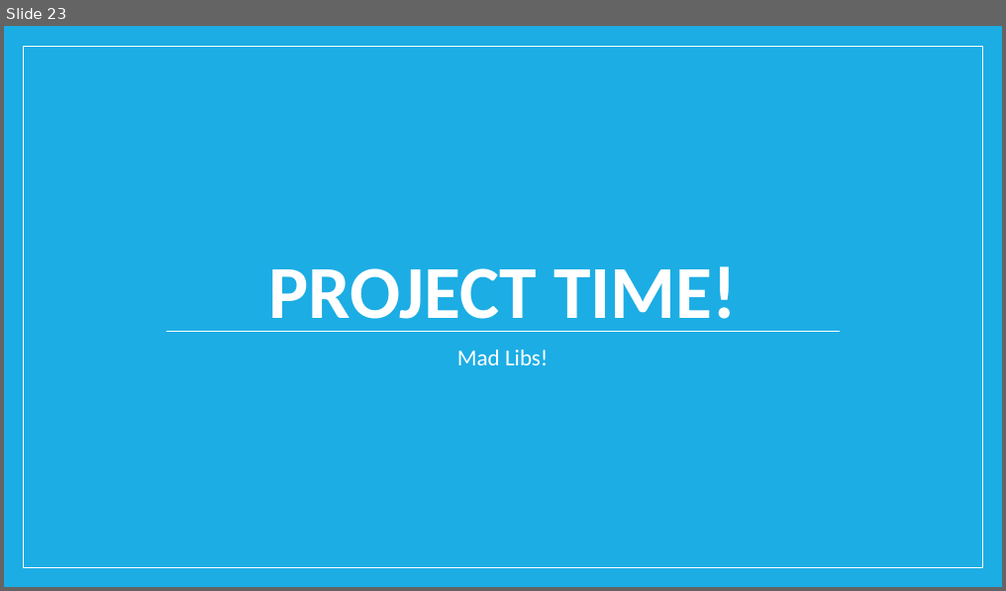
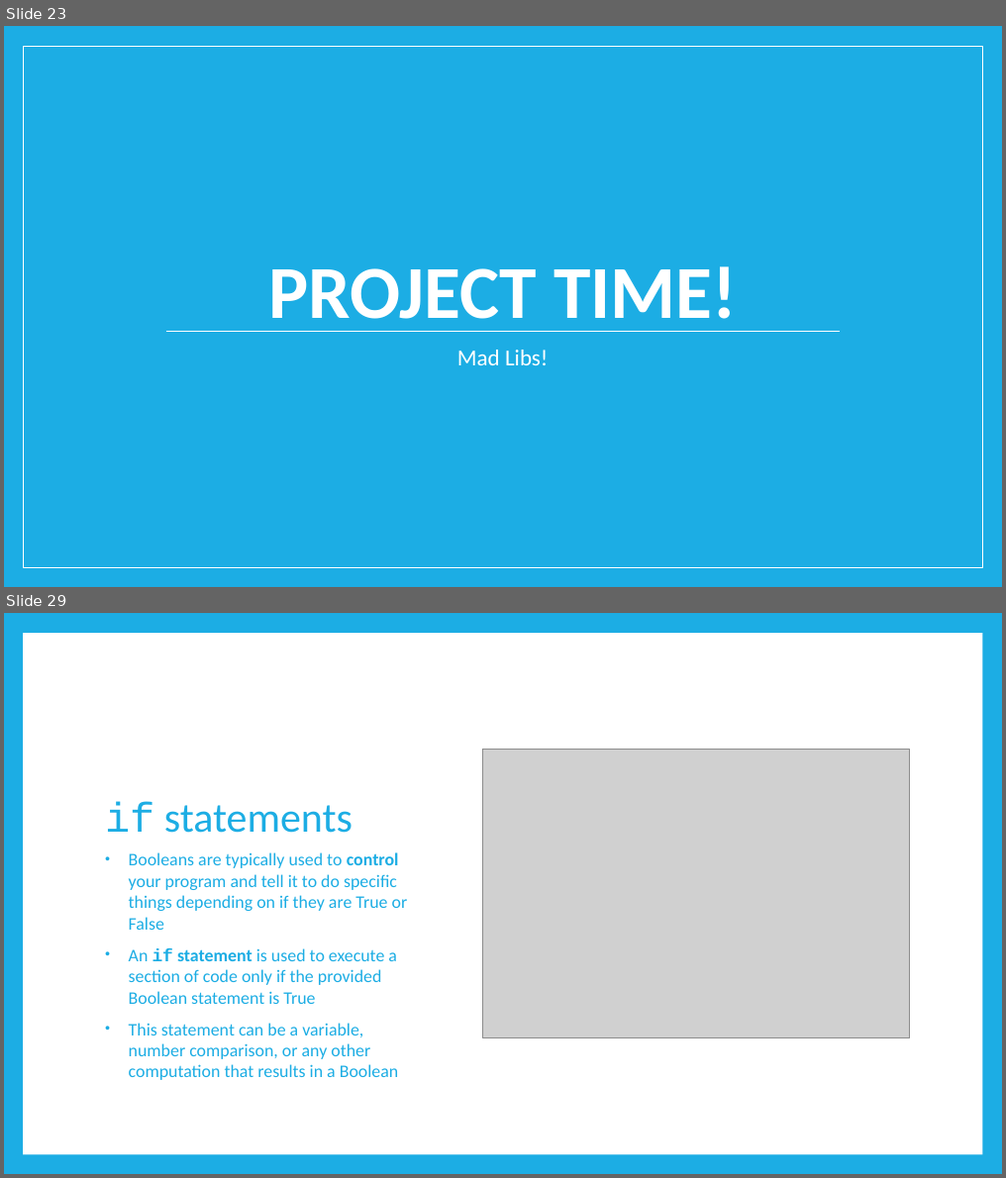
Before and after one commit to TristinSchlauch11/code-ninjas-python, a slide deck: Intro to Python.pptx. Shown one above the other, each under a label of ours: slide 23 before the commit, slides 23 and 29 after it; the slides between them are not shown. The pictures are 1006x591 and 1006x1178 pixels, drawn with LibreOffice and Linux fonts; fonts in the diff are those of the drawing; grey boxes stand for pictures. Boxes give left, top, right and bottom in pixels: in the first picture for what was removed or moved away, otherwise in the second. Text is boxed around its words. In the diff, an @@ line names an element or a change of style, - is before the commit and + after.

```diff
--- a/Intro to Python.pptx
+++ b/Intro to Python.pptx
@@ slide 29 added at [4, 613, 1002, 1174], background #1CADE4 @@
@@ rectangle added at [23, 633, 982, 1155], fill #FFFFFF @@
@@ picture added at [483, 750, 910, 1039] @@
@@ title added at [105, 802, 352, 833], 40 pt, text #1CADE4 @@
+if statements
@@ text added at [129, 853, 408, 1080], 17 pt, text #1CADE4 @@
+• Booleans are typically used to control your program and tell it to do specific things depending on if they are True or False
+• An if statement is used to execute a section of code only if the provided Boolean statement is True
+• This statement can be a variable, number comparison, or any other computation that results in a Boolean
```
Also in this commit, not shown: 26 other slides added, 1 other file.
